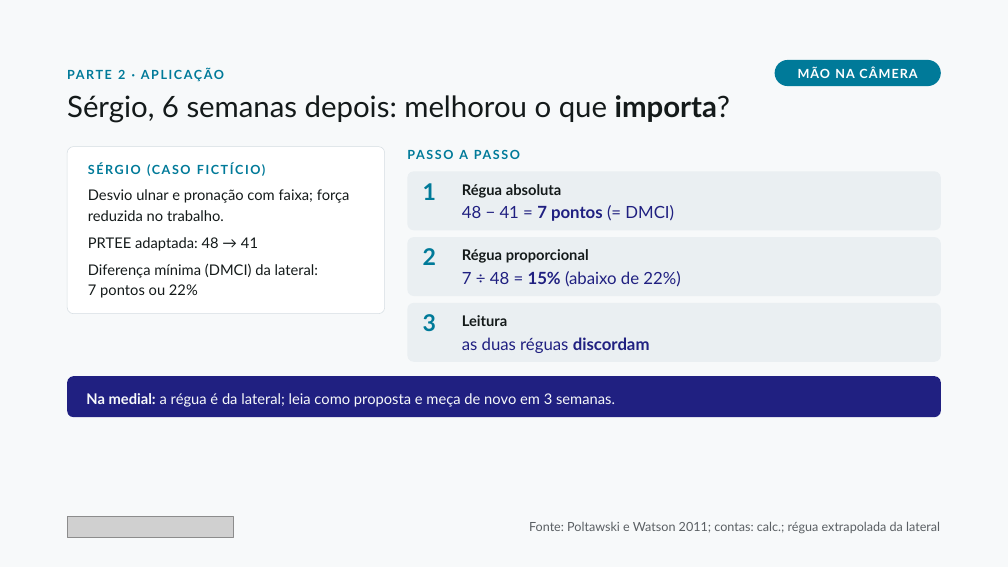
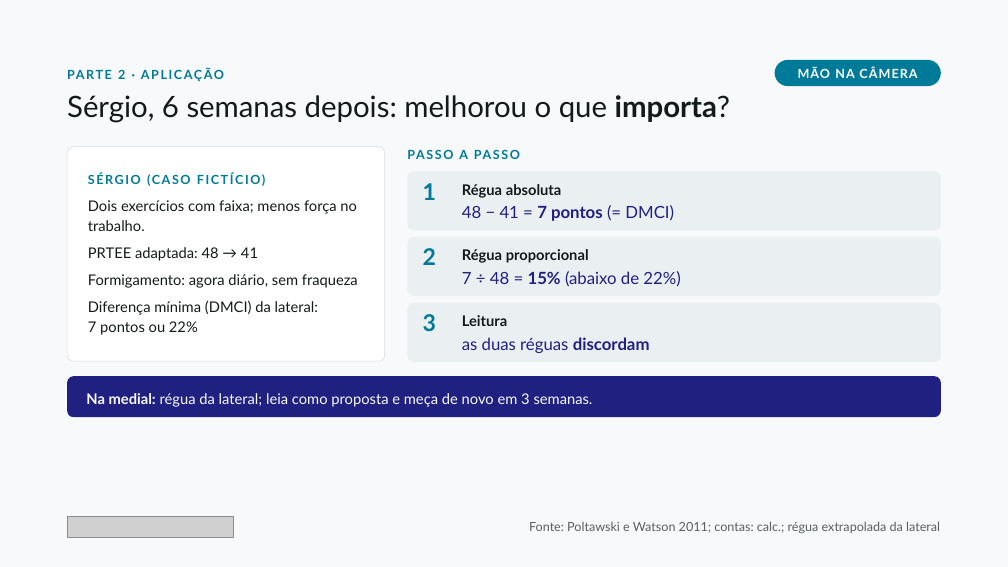
Before and after one commit to dossantosdanieel/illic, a slide deck: slide 20 of aulas/2026-11-cotovelo-medial-e-mao/04_aula/cotovelo-medial-e-mao.pptx. Drawn at 1008x567 pixels with LibreOffice and Linux fonts; fonts in the diff are those of the drawing; grey boxes stand for pictures. Boxes give left, top, right and bottom in pixels: in the first picture for what was removed or moved away, otherwise in the second. Text is boxed around its words. In the diff, an @@ line names an element or a change of style, - is before the commit and + after.

```diff
--- a/aulas/2026-11-cotovelo-medial-e-mao/04_aula/cotovelo-medial-e-mao.pptx
+++ b/aulas/2026-11-cotovelo-medial-e-mao/04_aula/cotovelo-medial-e-mao.pptx
@@ rounded rectangle "SÉRGIO (CASO FICTÍCIO)": place and size @@
-rounded rectangle "SÉRGIO (CASO FICTÍCIO)" at [67, 147, 385, 314]
+rounded rectangle "SÉRGIO (CASO FICTÍCIO)" at [67, 147, 385, 361]
@@ rounded rectangle "SÉRGIO (CASO FICTÍCIO)" at [67, 147, 385, 361]: proportions changed @@
@@ text in rounded rectangle at [88, 200, 357, 231]: text changed @@
-Desvio ulnar e pronação com faixa; força reduzida no trabalho.
+Dois exercícios com faixa; menos força no trabalho.
@@ text in rounded rectangle at [88, 274, 358, 288]: paragraph added @@
+Formigamento: agora diário, sem fraqueza
@@ text in rounded rectangle at [86, 393, 593, 407]: text changed @@
-Na medial: a régua é da lateral; leia como proposta e meça de novo em 3 semanas.
+Na medial: régua da lateral; leia como proposta e meça de novo em 3 semanas.
```
Also in this commit, not shown: 4 other slides changed, 21 other files.
